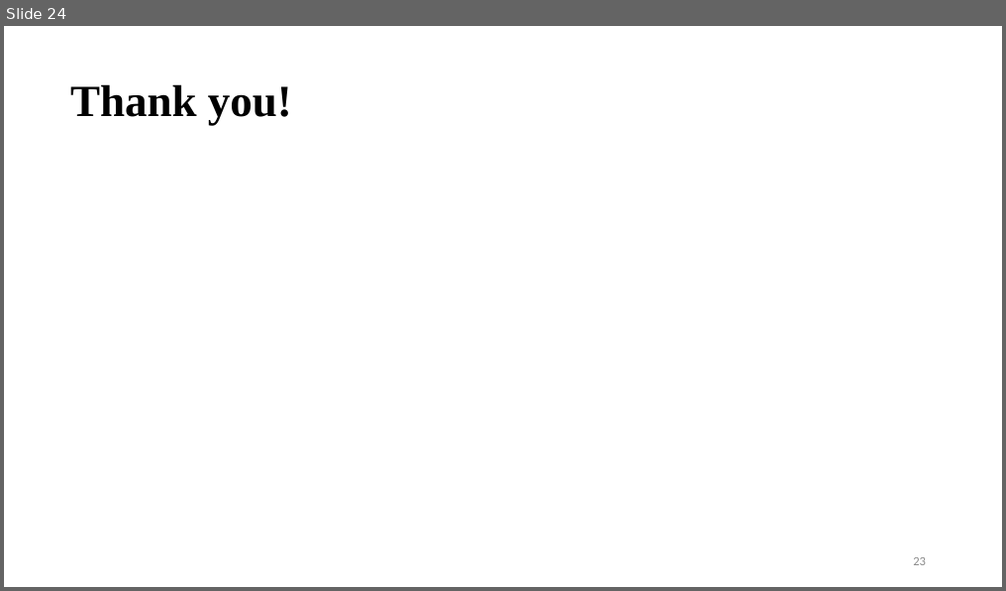
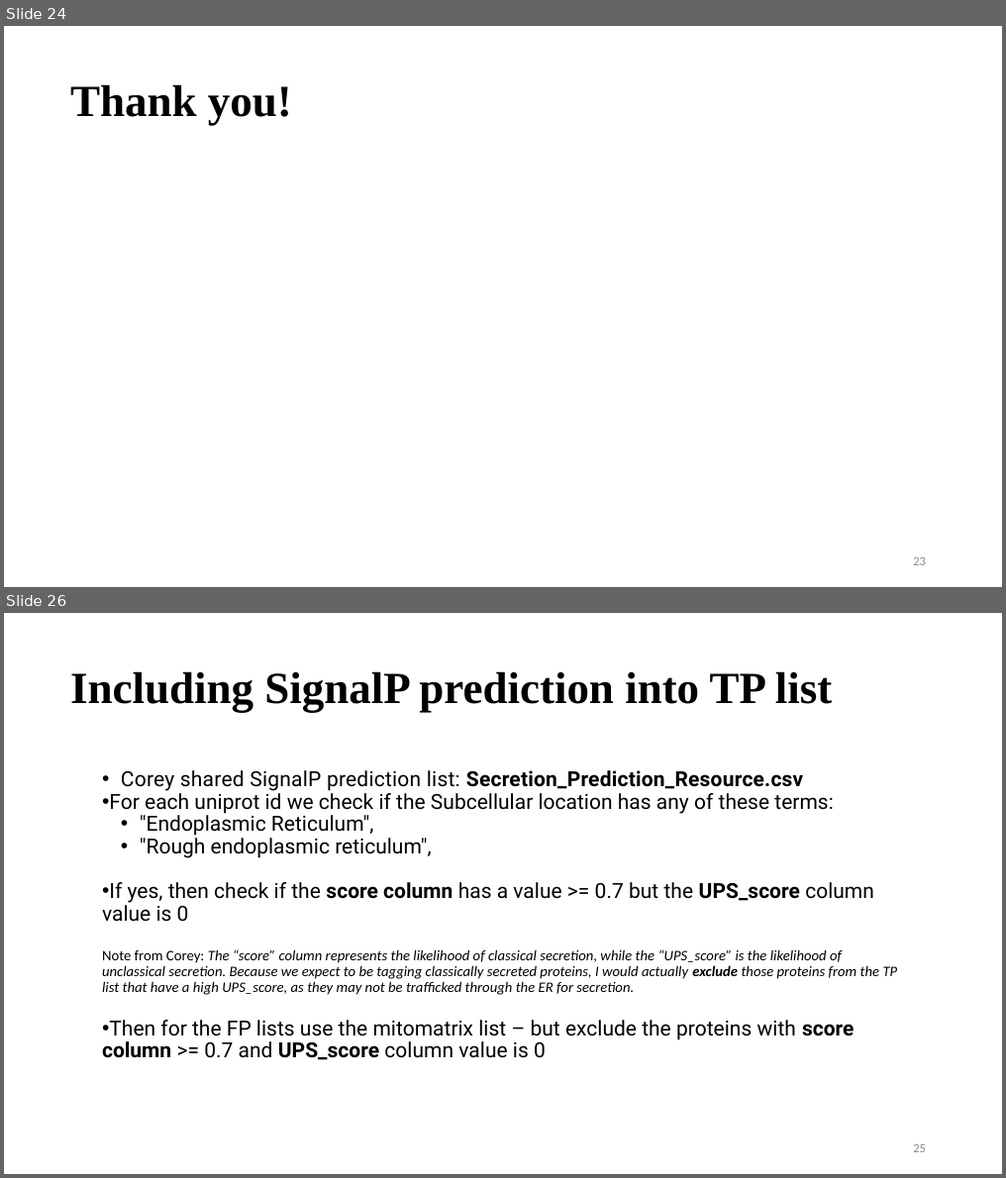
Before and after one commit to vinogradova-lab/cell-type-specific-proximity-labeling, a slide deck: docs/group_meeting_pp_turboid.pptx. Shown one above the other, each under a label of ours: slide 24 before the commit, slides 24 and 26 after it; the slides between them are not shown. The pictures are 1006x591 and 1006x1178 pixels, drawn with LibreOffice and Linux fonts; fonts in the diff are those of the drawing. Boxes give left, top, right and bottom in pixels: in the first picture for what was removed or moved away, otherwise in the second. Text is boxed around its words. In the diff, an @@ line names an element or a change of style, - is before the commit and + after.

Commit message:
adding details in pp and creating merge of new and old list final lists

```diff
--- a/docs/group_meeting_pp_turboid.pptx
+++ b/docs/group_meeting_pp_turboid.pptx
@@ slide 26 added at (4, 613, 1002, 1174), background #FFFFFF @@
@@ text added at (70, 671, 832, 713), 42.9 pt, text #000000, bold @@
+Including SignalP prediction into TP list
@@ text added at (102, 770, 898, 1060), 20 pt, text #000000 @@
+• Corey shared SignalP prediction list: Secretion_Prediction_Resource.csv
+• For each uniprot id we check if the Subcellular location has any of these terms:
+  • "Endoplasmic Reticulum",
+  • "Rough endoplasmic reticulum",
+• If yes, then check if the score column has a value >= 0.7 but the UPS_score column value is 0
+Note from Corey: The “score” column represents the likelihood of classical secretion, while the “UPS_score” is the likelihood of unclassical secretion. Because we expect to be tagging classically secreted proteins, I would actually exclude those proteins from the TP list that have a high UPS_score, as they may not be trafficked through the ER for secretion.
+• Then for the FP lists use the mitomatrix list – but exclude the proteins with score column >= 0.7 and UPS_score column value is 0
@@ page number added at (913, 1145, 926, 1153), 12 pt, text #8C8C8C @@
+25
```
Also in this commit, not shown: 6 other slides added, 1 other file.
